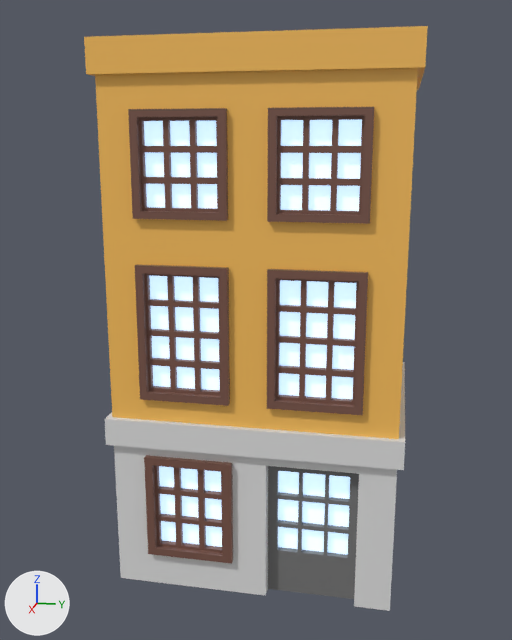
One commit to the FBX model Assets/3dmodels/House 4.3.fbx: the scene before it, then after it.
Both versions are drawn from a 50 mm camera at (-20.4, -90.7, 15.1) aimed at (-45.5, -95.7, 8.8). Every picture has the same lights, and +X, +Y and +Z are marked at lower left. The picture after the commit comes second. Where no turn or scale is listed for an object, it has been applied to the vertices.

Objects in the first picture: 'House 4.004'.
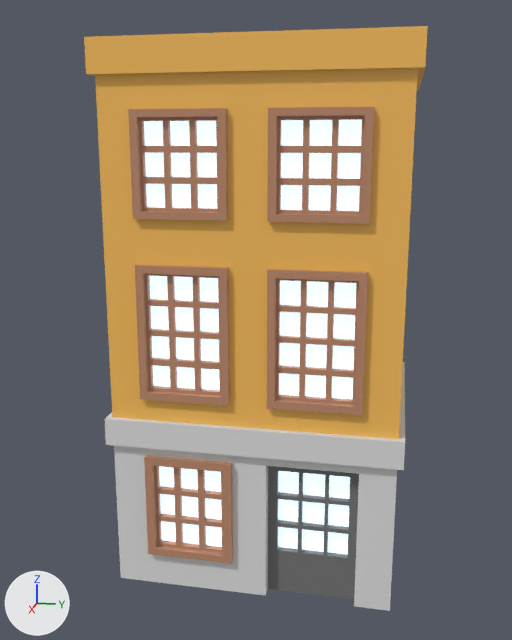
Pixel boxes [x1, y1, x2, y2] of what changed, in the pictures (512 x 640 px):
'House 4.004', recoloured
    both: [126, 103, 377, 566]

The edits, one by one:
In material 'Cam' (mat_cam), emission_color goes from (0.405, 0.654, 1.0) (blue #abd3ff) to (0.598, 0.807, 1.0) (blue #cbe8ff).
Material 'Çerçeve' (mat_çerçeve) changes colour from brown #795448 to brown #bf8b6d; in linear values from (0.191, 0.0887, 0.0648) to (0.521, 0.258, 0.153).
